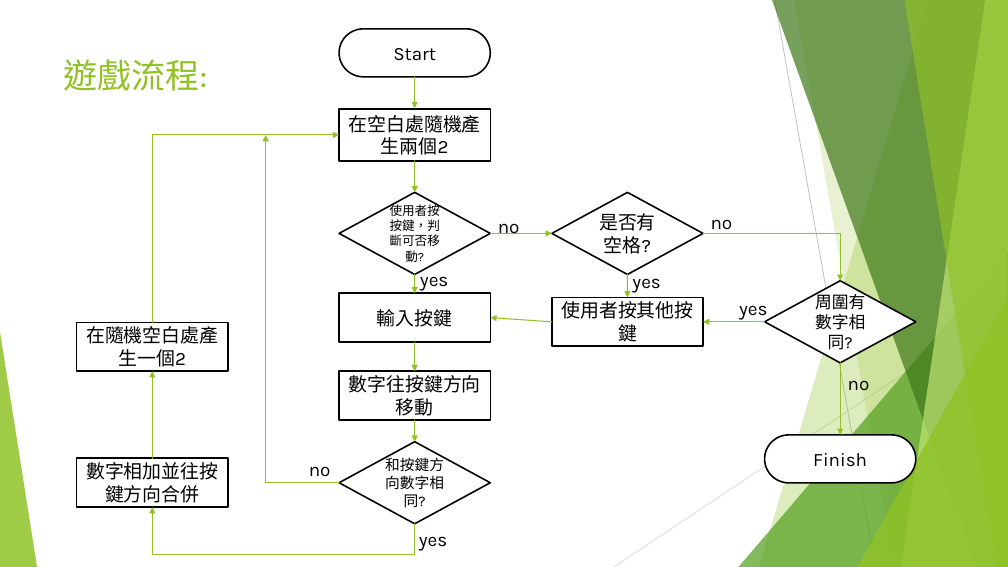
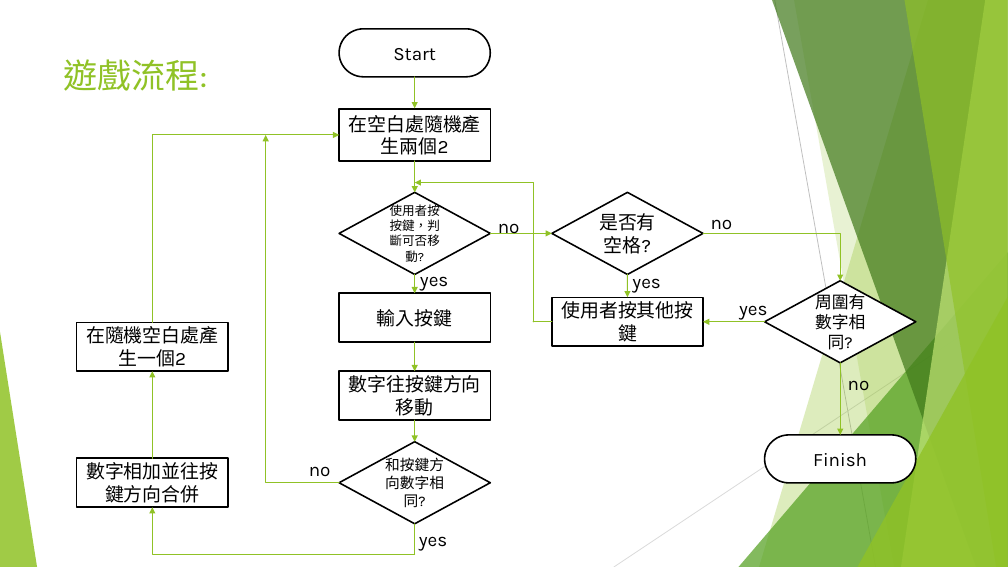
Before and after one commit to sam43125/LabVIEW-2048, a slide deck: slide 3 of Documents/FP_2048.pptx. Drawn at 1008x567 pixels with LibreOffice and Linux fonts; fonts in the diff are those of the drawing. Boxes give left, top, right and bottom in pixels: in the first picture for what was removed or moved away, otherwise in the second. Text is boxed around its words. In the diff, an @@ line names an element or a change of style, - is before the commit and + after.

```diff
--- a/Documents/FP_2048.pptx
+++ b/Documents/FP_2048.pptx
@@ arrow added from (533, 183) to (415, 183), #90C226 1 pt @@
@@ line added from (533, 322) to (533, 183), #90C226 1 pt @@
@@ arrow moved from (552, 322) - (491, 318) to (552, 322) - (533, 322) @@
@@ arrow (552, 322) - (533, 322): arrow to line @@
```
Also in this commit, not shown: 1 other slide changed.
